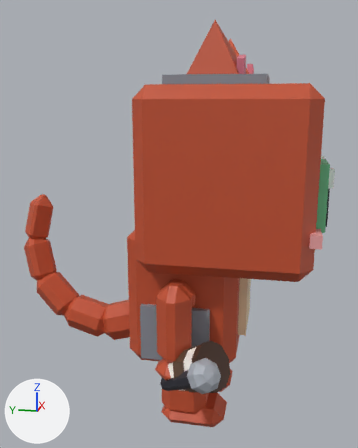
Before and after pictures for a commit that changed the FBX model assets/cat-cafe/exports/CatCafe_Cat_Rusty_Work.fbx.
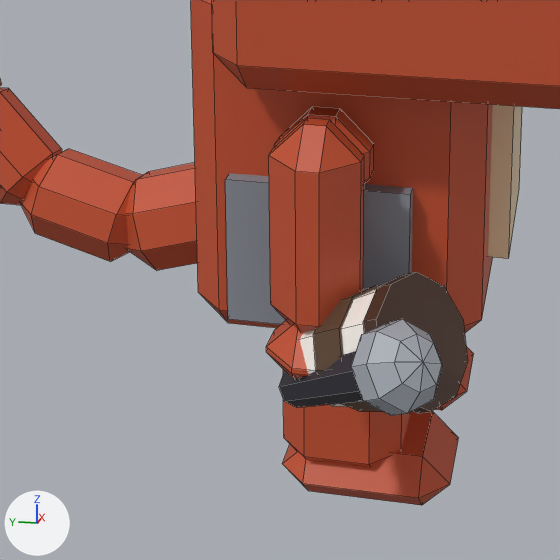
Each version appears first whole from a camera (50 mm lens) standing at (-0.02433, -0.00475, 0.01603) and looking at (0.00086, 0.00029, 0.00973), and next in a close-up on the part from 16% to 74% of the width and 53% to 100% of the height. The lights are fixed; the arrows at lower left show +X, +Y and +Z. The older version's two pictures come first. The close-ups show mesh edges as thin lines. Where no turn or scale is listed for an object, it has been applied to the vertices.

Objects in the first close-up: 'CatCafe_Cat_Rusty_Work_Body', 'CatCafe_Cat_Rusty_Work_Head', 'CatCafe_Cat_Rusty_Work_Held_Barista', 'CatCafe_Cat_Rusty_Work_Held_Entertainer', 'CatCafe_Cat_Rusty_Work_LegB2', 'CatCafe_Cat_Rusty_Work_LegF2', 'CatCafe_Cat_Rusty_Work_Tail' and 1 more.
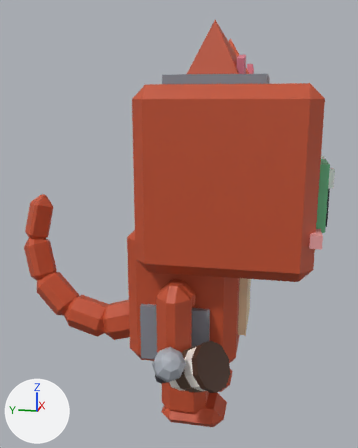
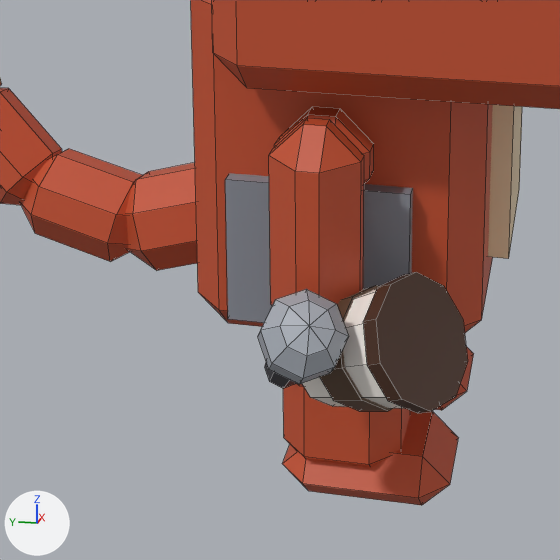
Boxes [x1, y1, x2, y2] around the edits, measured in the close-ups (560 x 560 px; the box of a moved part takes in the faces that stretch with it):
'CatCafe_Cat_Rusty_Work_Held_Entertainer', reshaped (45% narrower)
    before: [279, 319, 442, 416]
    after: [258, 289, 348, 388]
part 1 of me_catcafe_cat_rusty_work_held_entertainer, moved or reshaped
    before: [351, 319, 442, 416]
    after: [258, 289, 348, 384]
part 2 of me_catcafe_cat_rusty_work_held_entertainer, added
    after: [265, 363, 297, 388]
part 3 of me_catcafe_cat_rusty_work_held_entertainer, deleted
    before: [279, 351, 363, 408]

Edits to the bpy script that builds the scene:
```text
Change me_catcafe_cat_rusty_work_held_entertainer:
    used by ob_catcafe_cat_rusty_work_held_entertainer; location = (-0.00451, -0.00066, 0.00437)
    verts and faces of me_catcafe_cat_rusty_work_held_entertainer; kept vertices keep their numbers, new ones are numbered from 50
    before: 2 (-0.00014, 0.00064, -0.00047) at pixel (283, 372), 3 (-0.00177, -0.00109, 0.0011), 4 (0.00005, 0.00047, -0.00046), 5 (-0.00153, -0.0013, 0.00112), 6 (0.00013, 0.00028, -0.00061)
    before: 7 (-0.00142, -0.00155, 0.00093), 8 (0.00005, 0.00017, -0.00082), 9 (-0.00153, -0.00169, 0.00065), 10 (-0.00014, 0.00021, -0.00098), 11 (-0.00177, -0.00164, 0.00044)
    before: 12 (-0.00033, 0.00038, -0.001) at pixel (296, 407), 13 (-0.00202, -0.00142, 0.00043), 14 (-0.00041, 0.00057, -0.00085) at pixel (284, 401), 15 (-0.00212, -0.00118, 0.00061), 16 (-0.00033, 0.00068, -0.00064) at pixel (278, 386)
    before: 17 (-0.00202, -0.00104, 0.00089)
    remove me_catcafe_cat_rusty_work_held_entertainer.from_pydata(...)  # 50 vertices, 50 faces; spans x -0.00262..0.00013, y -0.00222..0.00068, z -0.001..0.00158
    add me_catcafe_cat_rusty_work_held_entertainer.from_pydata(...)  # 50 vertices, 50 faces; spans x -0.00234..0.00027, y -0.00074..0.001, z -0.00076..0.00181
    me_catcafe_cat_rusty_work_held_entertainer part 1: the loose piece of 34 vertices spanning x -0.00262..-0.00126, y -0.00222..-0.00086, z 0.00026..0.00158 is multiplied about its middle by the matrix ((0.626, 0.739, 0.247), (-0.615, 0.663, -0.427), (-0.48, 0.115, 0.87)), then moved by (0.00027, 0.00151, 0.00019)
    me_catcafe_cat_rusty_work_held_entertainer part 2: a new loose piece of 16 vertices spanning x -0.00175..0.00027, y -0.00036..0.001, z -0.00076..0.00124, in mat_catcafe_palette
    me_catcafe_cat_rusty_work_held_entertainer part 3
    add delete_vertices([*range(2, 18)])  # with the faces that use them
```
